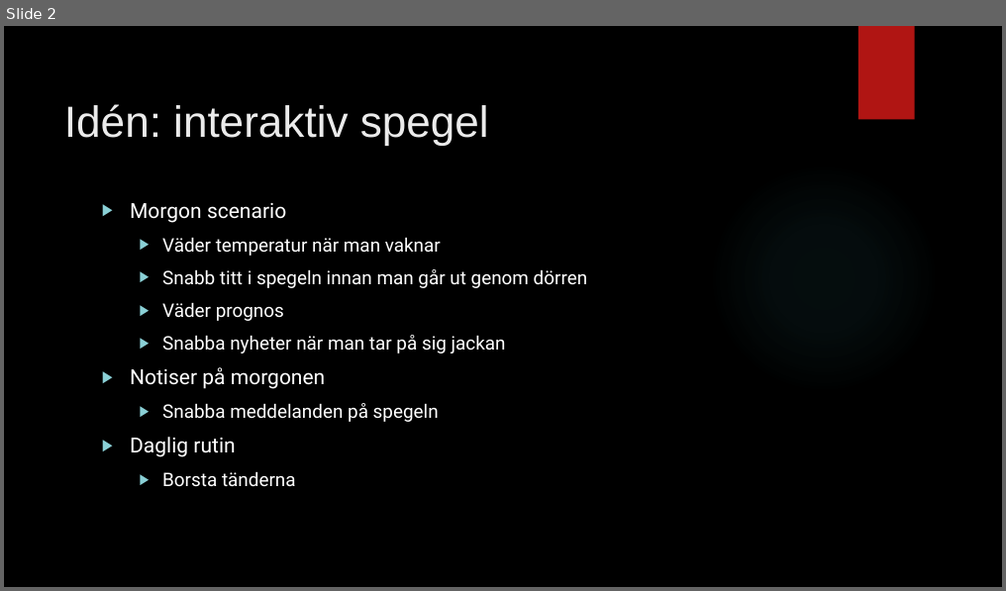
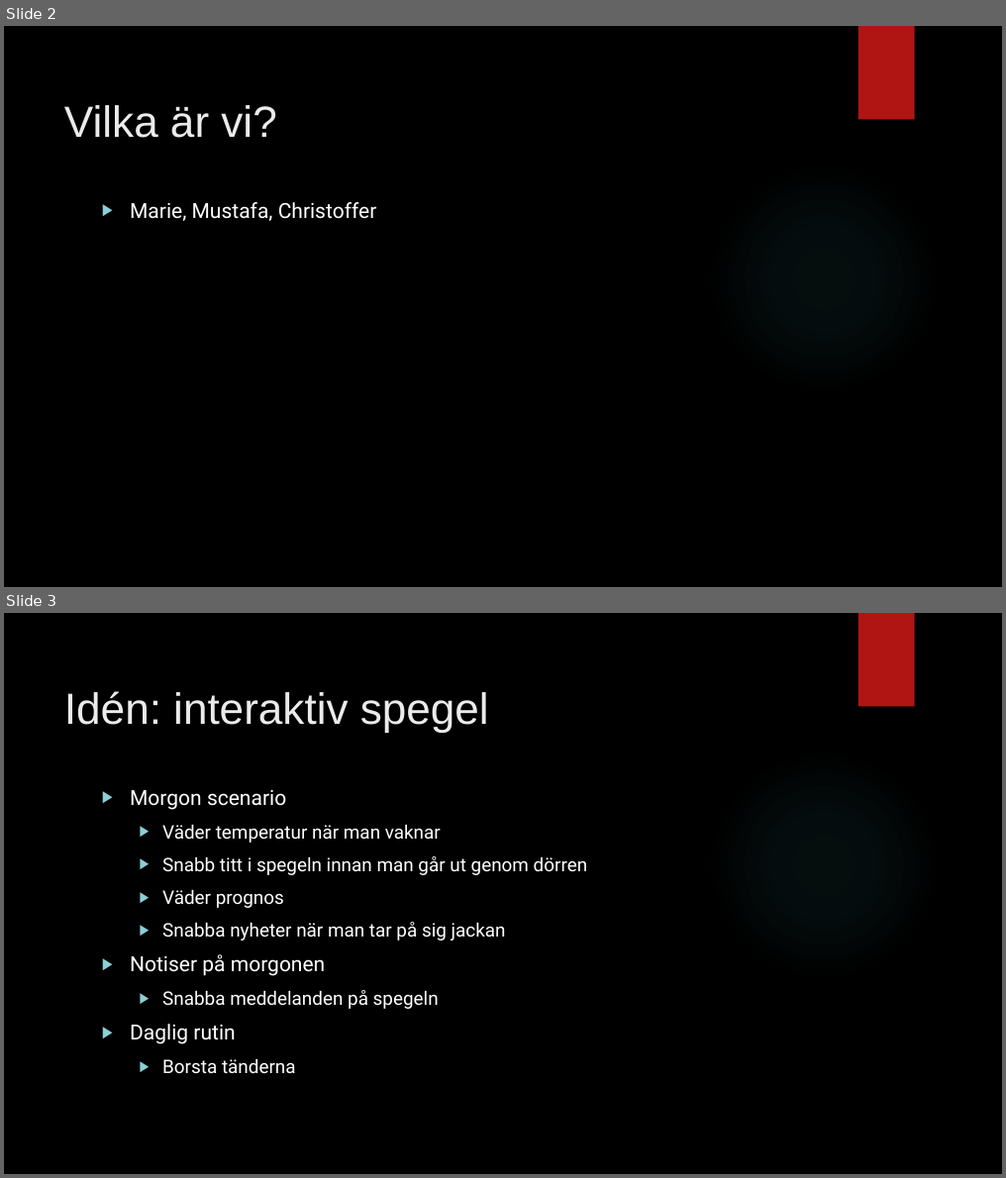
Before and after one commit to hamadaio/magic-mirror-project, a slide deck: pitch_group_mirror.pptx. Shown one above the other, each under a label of ours: slide 2 before the commit, slides 2 and 3 after it. The pictures are 1006x591 and 1006x1178 pixels, drawn with LibreOffice and Linux fonts; fonts in the diff are those of the drawing; background and template pictures are left out. Boxes give left, top, right and bottom in pixels: in the first picture for what was removed or moved away, otherwise in the second. Text is boxed around its words. In the diff, an @@ line names an element or a change of style, - is before the commit and + after.

```diff
--- a/pitch_group_mirror.pptx
+++ b/pitch_group_mirror.pptx
@@ slide 2 added at [4,26,1002,587], background picture (left out); not listed: 2 template elements that a slide beside it also shows @@
@@ title added at [64,105,276,138], 42 pt, text #EBEBEB @@
+Vilka är vi?
@@ text added at [130,202,377,221], 20 pt, text #FFFFFF @@
+▶ Marie, Mustafa, Christoffer
@@ what was slide 2 is now slide 3 @@
```
Also in this commit, not shown: 3 slides changed, 5 other slides added, 1 other file.
